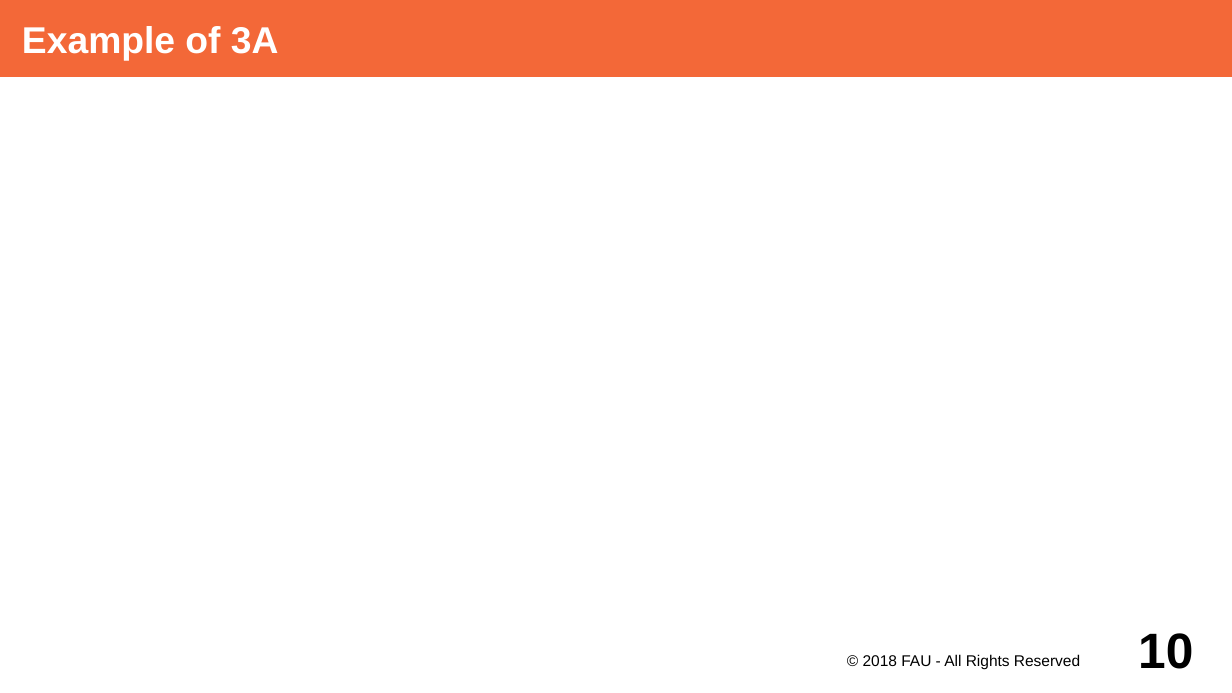
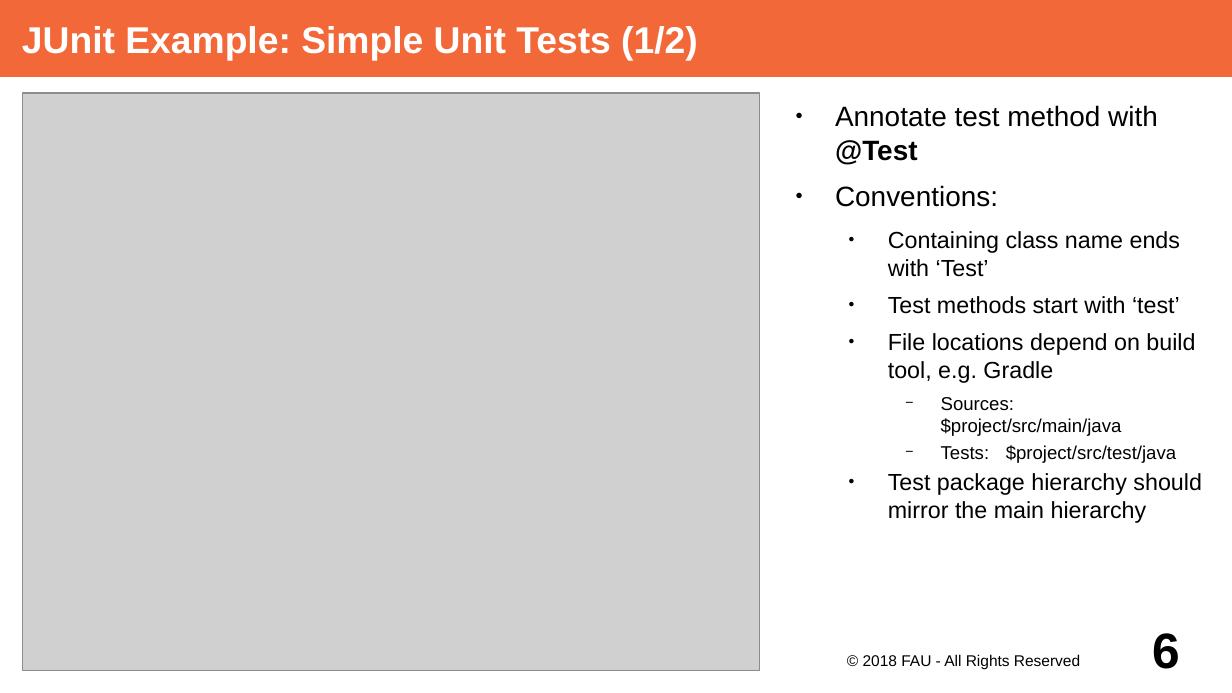
Before and after one commit to dirkriehle/adap-course, a slide deck: slide 6 of Lecture Slides/ADAP B02- Unit Testing with JUnit.odp (slide 10 before the commit). Drawn at 1232x693 pixels with LibreOffice and Linux fonts; fonts in the diff are those of the drawing; grey boxes stand for pictures. Boxes give left, top, right and bottom in pixels: in the first picture for what was removed or moved away, otherwise in the second. Text is boxed around its words. In the diff, an @@ line names an element or a change of style, - is before the commit and + after.

Commit message:
Static setup and teardown with JUnit

```diff
--- a/Lecture Slides/ADAP B02- Unit Testing with JUnit.odp
+++ b/Lecture Slides/ADAP B02- Unit Testing with JUnit.odp
@@ title at [22, 26, 698, 61]: text changed @@
-Example of 3A
+JUnit Example: Simple Unit Tests (1/2)
@@ picture added at [22, 93, 760, 671] @@
@@ text added at [835, 105, 1202, 523], 15 pt, text #000000 @@
+● Annotate test method with @Test
+● Conventions:
+  ● Containing class name ends with ‘Test’
+  ● Test methods start with ‘test’
+  ● File locations depend on build tool, e.g. Gradle
+    − Sources: $project/src/main/java
+    − Tests: $project/src/test/java
+  ● Test package hierarchy should mirror the main hierarchy
@@ page number at [1152, 633, 1180, 669]: text changed @@
-10
+6
```
Also in this commit, not shown: 7 other slides changed, 1 slide removed, 3 other files.
